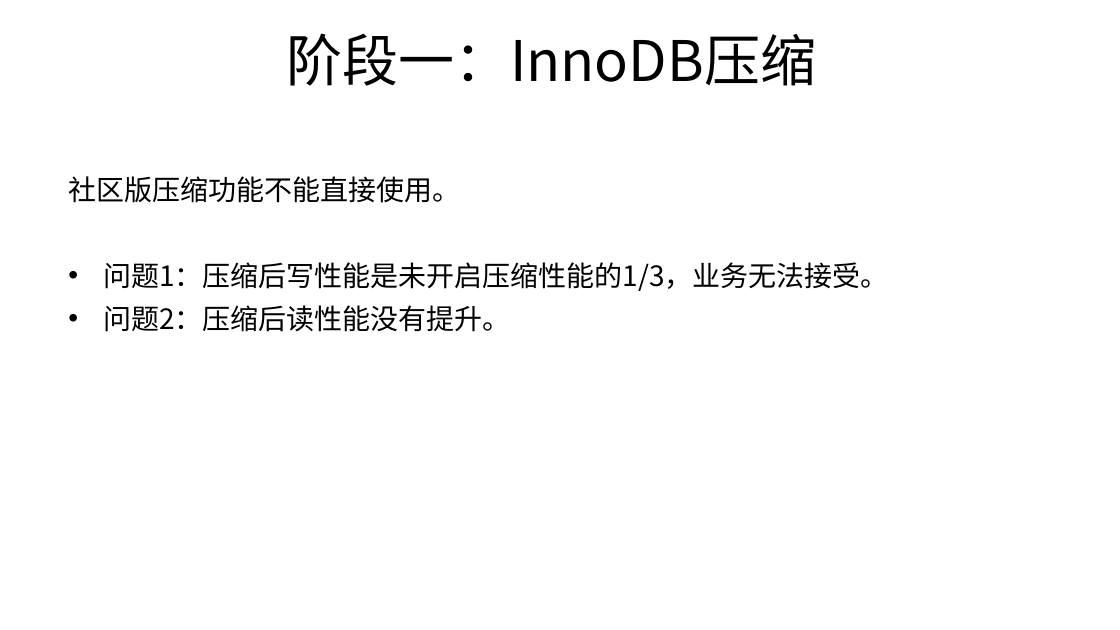
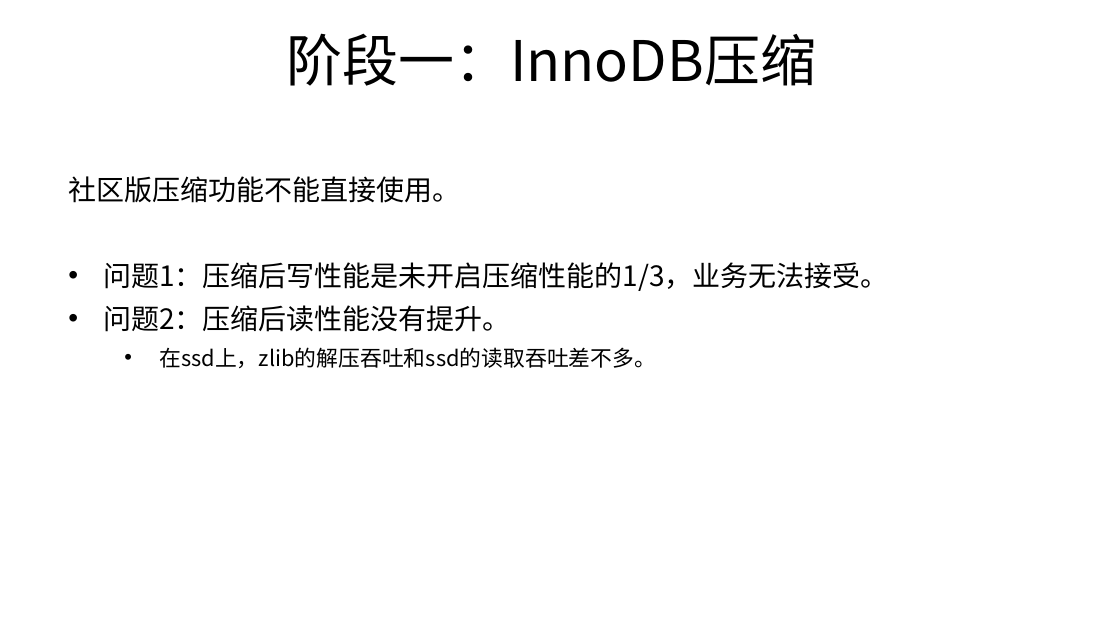
Before and after one commit to wisehead/techblog, a slide deck: slide 7 of database/MySQL/DTCC2019/DTCC2019_V0.14.pptx. Drawn at 1120x630 pixels with LibreOffice and Linux fonts; fonts in the diff are those of the drawing; background and template pictures are left out. Boxes give left, top, right and bottom in pixels: in the first picture for what was removed or moved away, otherwise in the second. Text is boxed around its words. In the diff, an @@ line names an element or a change of style, - is before the commit and + after.

```diff
--- a/database/MySQL/DTCC2019/DTCC2019_V0.14.pptx
+++ b/database/MySQL/DTCC2019/DTCC2019_V0.14.pptx
@@ text at [159,347,656,368]: paragraph added @@
+  • 在ssd上，zlib的解压吞吐和ssd的读取吞吐差不多。
```
Also in this commit, not shown: 2 other slides changed, 1 slide added.
